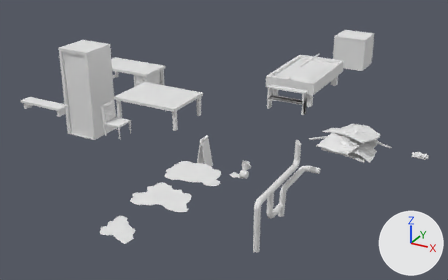
The FBX model Assets/Models/Task Items.fbx as it was, and as the next commit left it.
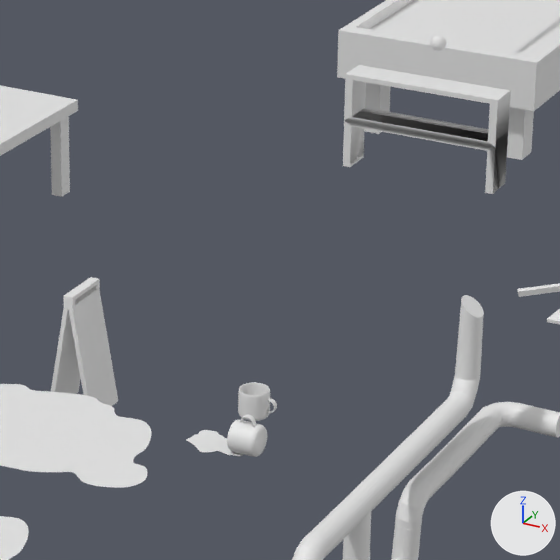
Each version appears first whole from a camera (50 mm lens) standing at (23.07, -47.94, 21.59) and looking at (-4.48, 2.15, -3.45), and next in a close-up on the part from 41% to 71% of the width and 25% to 73% of the height. Every picture has the same lights, and +X, +Y and +Z are marked at lower right. Where no turn or scale is listed for an object, it has been applied to the vertices.

Script lines for the objects in view, before the commit:
```python
me_cylinder_009 = bpy.data.meshes.new('Cylinder.009')
me_cylinder_009.from_pydata(...)  # 192 vertices, 162 faces; spans x -0.89..1.11, y -5.4..0.55, z 1.04..1.52
me_cylinder_010 = bpy.data.meshes.new('Cylinder.010')
me_cylinder_010.from_pydata(...)  # a 32-sided cylinder along z spanning x -1.71..0.29, y -0.4..1.6, z 0.45..1.02; a 32-sided cylinder along y spanning x -1.68..0.27, y -3.3..0.8, z 0.67..0.82
me_mesh_003 = bpy.data.meshes.new('Mesh.003')
me_mesh_003.from_pydata(...)  # 4682 vertices, 4704 faces; spans x -0.303..0.467, y -0.303..0.303, z -0.302..0.294
ob_cup = bpy.data.objects.new('Cup', me_mesh_003)
ob_cup.location = (3.26, -8.36, 0.0)
ob_pipes_003 = bpy.data.objects.new('Pipes.003', me_cylinder_010)
ob_pipes_003.location = (7.62, -10.48, 0.83)
ob_pipes_003.rotation_euler = (1.571, 0.0, 0.0)  # degrees (90, 0, 0)
ob_pipes_003.scale = (0.233, 0.233, 3.1)
ob_pipes_008 = bpy.data.objects.new('Pipes.008', me_cylinder_009)
ob_pipes_008.location = (12.04, -6.6, 0.11)
ob_pipes_008.rotation_euler = (0.0, -1.571, 0.0)  # degrees (0, -90, 0)
ob_pipes_008.scale = (0.233, 0.233, 3.1)
# also in view: 'Caf Table' at (-10.7, 0.04, -0.21); 'Pipes.006' at (7.52, -10.22, -0.32); 'Pipes.002' at (7.46, -14.38, 0.53); 'Pool Rack' at (0.0, 7.26, 0.0); 'Spill 3' at (0.58, -11.41, 0.0)
```
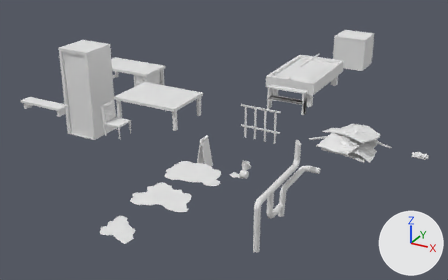
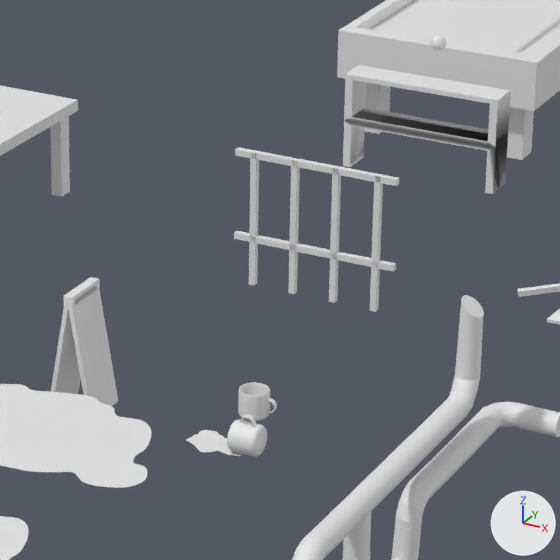
What changed in the scene script:
```text
Add me_cube_032:
    me_cube_032.from_pydata(...)  # 128 vertices, 116 faces; spans x -1.96..1.96, y -0.07..0.07, z -3.11..0.07
Add ob_cube_002:
    ob_cube_002 = bpy.data.objects.new('Cube.002', me_cube_032)
    ob_cube_002.location = (0.5, 0.0, 1.52)
```

Where the change shows, as pixel boxes [x1, y1, x2, y2] in the close-ups (560 x 560 px):
'Cube.002', added: after [234, 147, 399, 312]
